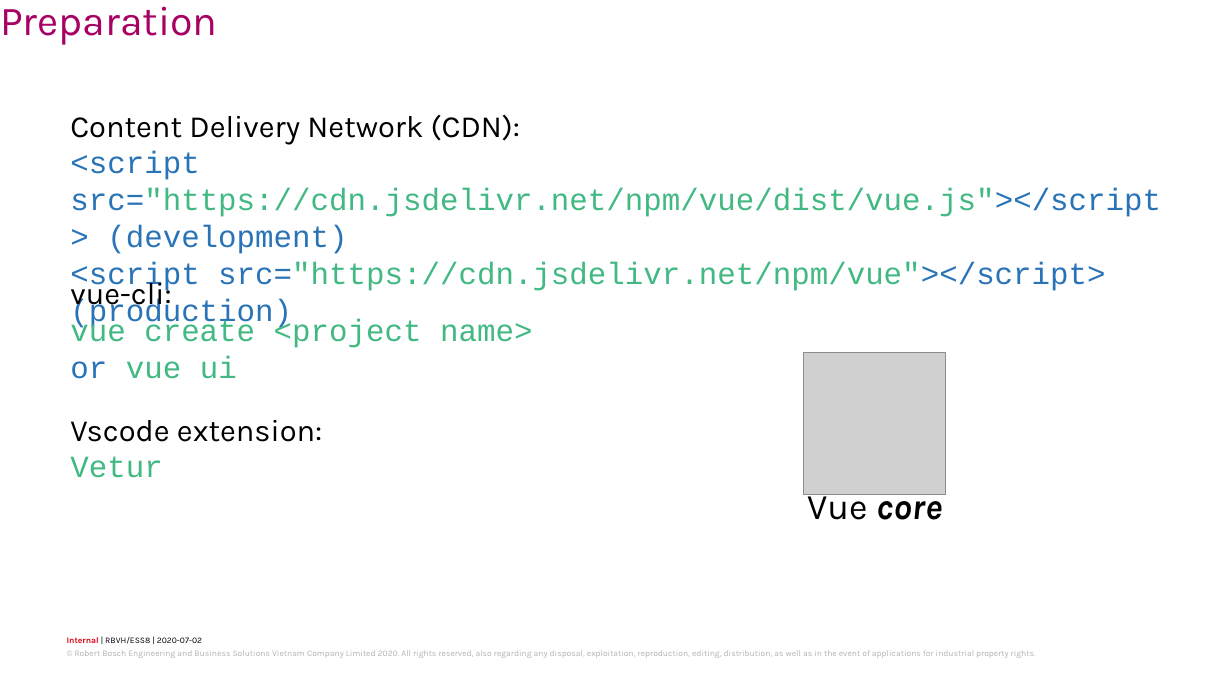
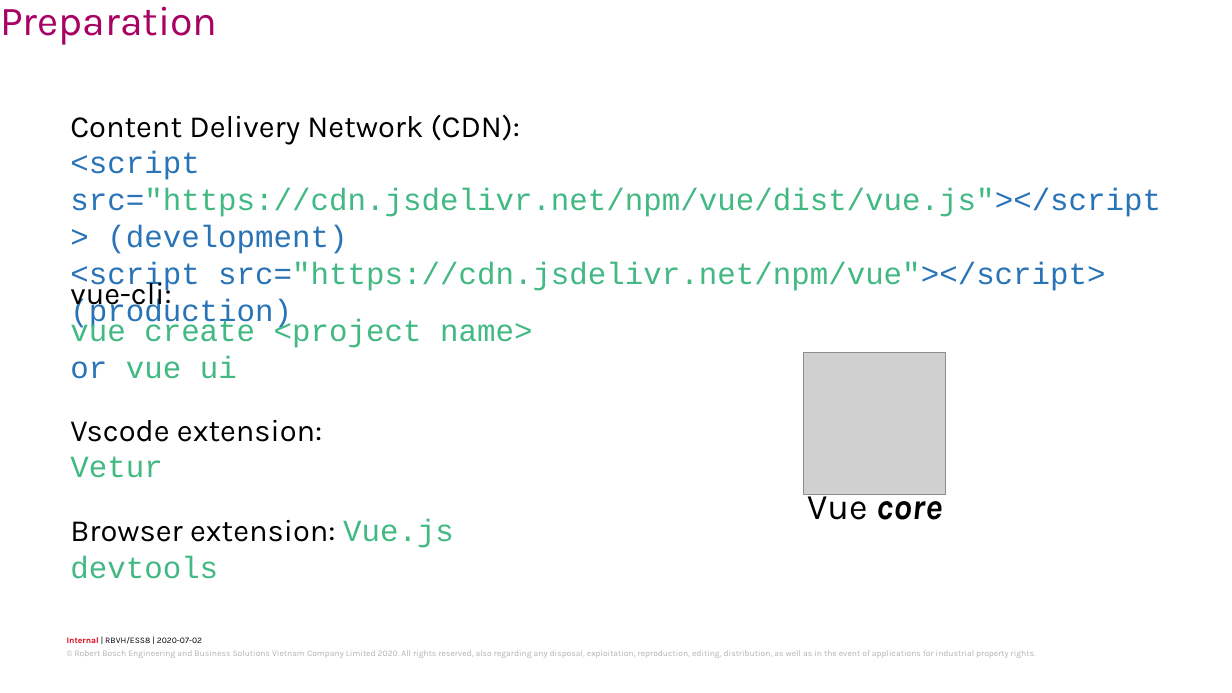
Before and after one commit to trancongduynguyen1997/sample-todo, a slide deck: slide 15 of Trần Công Duy Nguyên – EDA34.pptx. Drawn at 1232x693 pixels with LibreOffice and Linux fonts; fonts in the diff are those of the drawing; grey boxes stand for pictures; background and template pictures are left out. Boxes give left, top, right and bottom in pixels: in the first picture for what was removed or moved away, otherwise in the second. Text is boxed around its words. In the diff, an @@ line names an element or a change of style, - is before the commit and + after.

```diff
--- a/Trần Công Duy Nguyên – EDA34.pptx
+++ b/Trần Công Duy Nguyên – EDA34.pptx
@@ text added at (x1=70, y1=519, x2=454, y2=579), 21.6 pt, text #000000 @@
+Browser extension: Vue.js devtools
```
Also in this commit, not shown: 9 other slides changed.
